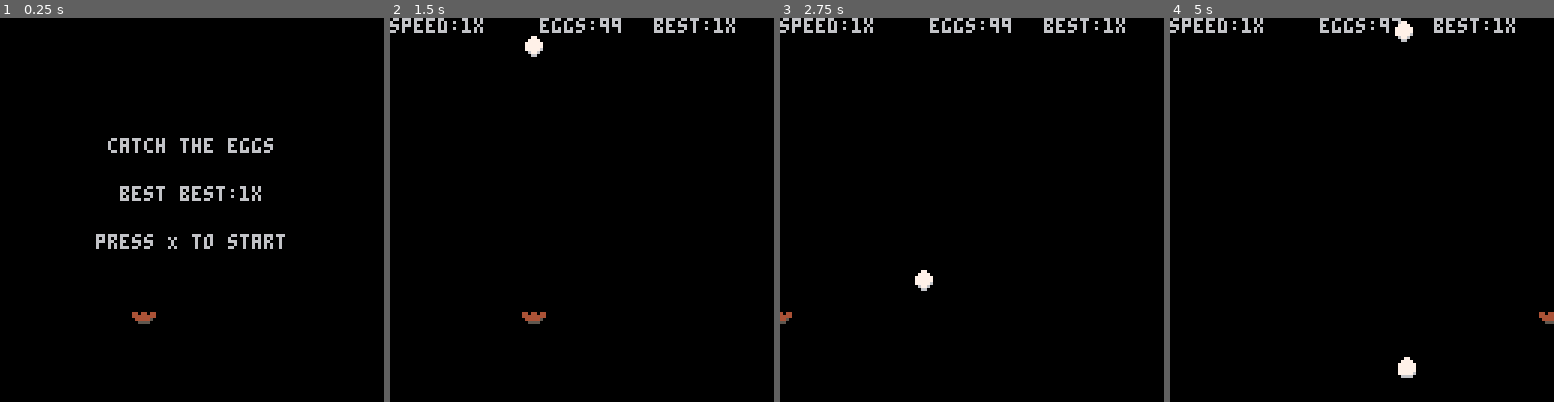
Above: before the commit, frames 1-4 (left to right).
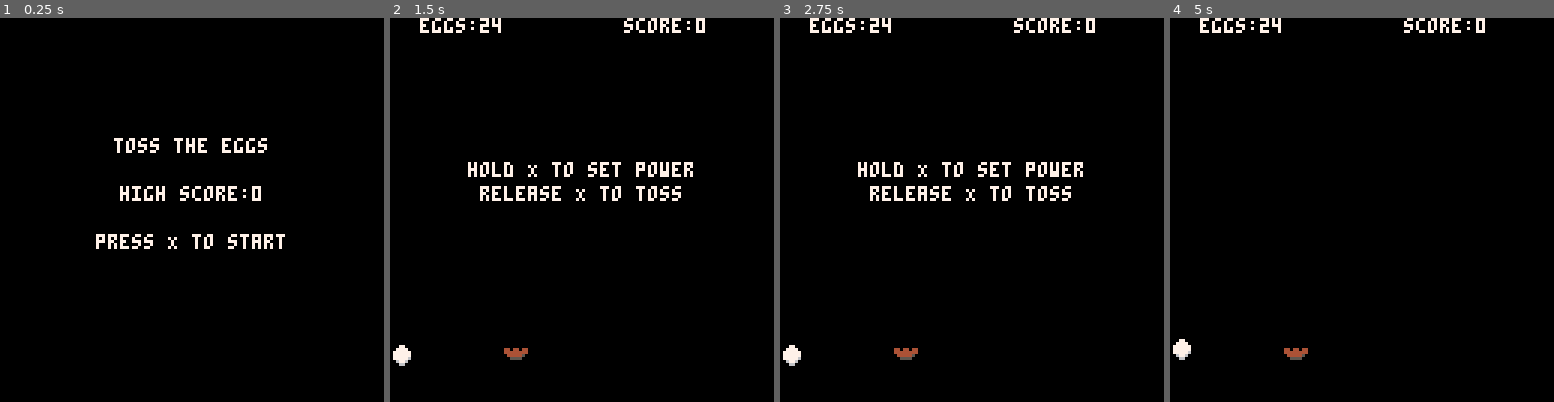
Above: after the commit, the same moments.

Repository: samskivert/momg
Game: PICO-8 cartridge eggtoss.p8
Two runs of this game, one before a commit and one after it. Both use one fixed random seed, a clock stepped at 60 frames per second and the inputs below.
Inputs:
- Up to frame 1 (0.25 s): no input
- Up to frame 2 (1.5 s): tap X (X key) at 1.07 s
- Up to frame 3 (2.75 s): hold Left 1.97-2.37 s; tap X (X key) at 2.07, 2.4, 2.73 s; hold Down from 2.42 s (still down)
- Up to frame 4 (5 s): release Down at 2.82 s; hold Right 2.87-3.53 s; tap X (X key) every 0.33 s from 3.07 to 4.73 s; hold Up 3.58-4.08 s; hold Right 4.13-4.53 s; hold Down from 4.58 s (still down)

The runs differ from the first frame. In frame 1, 2.7% of the frame differs, in the area x 25-75%, y 31-80%; in frame 2, 4.0%, in the area x 0-90%, y 0-91%; in frame 3, 3.9%; in frame 4, 2.4%.

Commit message:
Rename eggthrow to eggtoss.
Also add instructions.

Diff:
--- a/eggthrow.lua
+++ b/eggtoss.lua
@@ -18,7 +18,7 @@
 
 function draw_splash ()
   if (games_played == 0) then
-    print_center("throw the eggs", 40)
+    print_center("toss the eggs", 40)
     print_center("high score:"..high_score, 56)
     print_center("press X to start", 72)
   else
@@ -44,7 +44,6 @@
 end
 
 function draw_meter ()
-  -- draw the power meter
   if (egg and power > 0) then
     local my = egg.y*8+2
     line(egg.x, my, egg.x+max_power, my-max_power+0.5, 1)
@@ -119,7 +118,7 @@
   eggs_remain -= 1
 end
 
-function throw_egg (power)
+function toss_egg (power)
   egg.vx = 0.025 * power
   egg.vy = -0.05 * power
   egg.ay = 0.01
@@ -159,6 +158,13 @@
   create_egg()
   add_next_nest()
   sfx(4)
+
+  local texta = make_text("hold X to set power", 8, 7)
+  texta.life = 60
+  texta.dlife = 1
+  local textb = make_text("release X to toss", 8, 8)
+  textb.life = 60
+  textb.dlife = 1
 end
 
 function game_over ()
@@ -171,7 +177,7 @@
 end
 
 function _init ()
-  cartdata("eggthrow")
+  cartdata("eggtoss")
   high_score = dget(0)
 end
 
@@ -222,7 +228,7 @@
       end
     elseif (press_time > 0) then
       if (power > 2) then
-        throw_egg(power)
+        toss_egg(power)
       end -- otherwise abort move
       press_time = 0
       power = 0
--- a/eggcatch.p8
+++ b/eggtoss.p8
@@ -1,10 +1,10 @@
 pico-8 cartridge // http://www.pico-8.com
 version 41
 __lua__
--- catch the eggs
+-- toss the eggs
 -- by samskivert
 #include actor.lua
-#include eggcatch.lua
+#include eggtoss.lua
 
 __gfx__
 00000000000000000000000000000000000000000000000000000000000000000000000000000000000000000000000000000000000000000000000000000000
Not shown, changed: the thumbnail (__label__) section of eggtoss.p8
